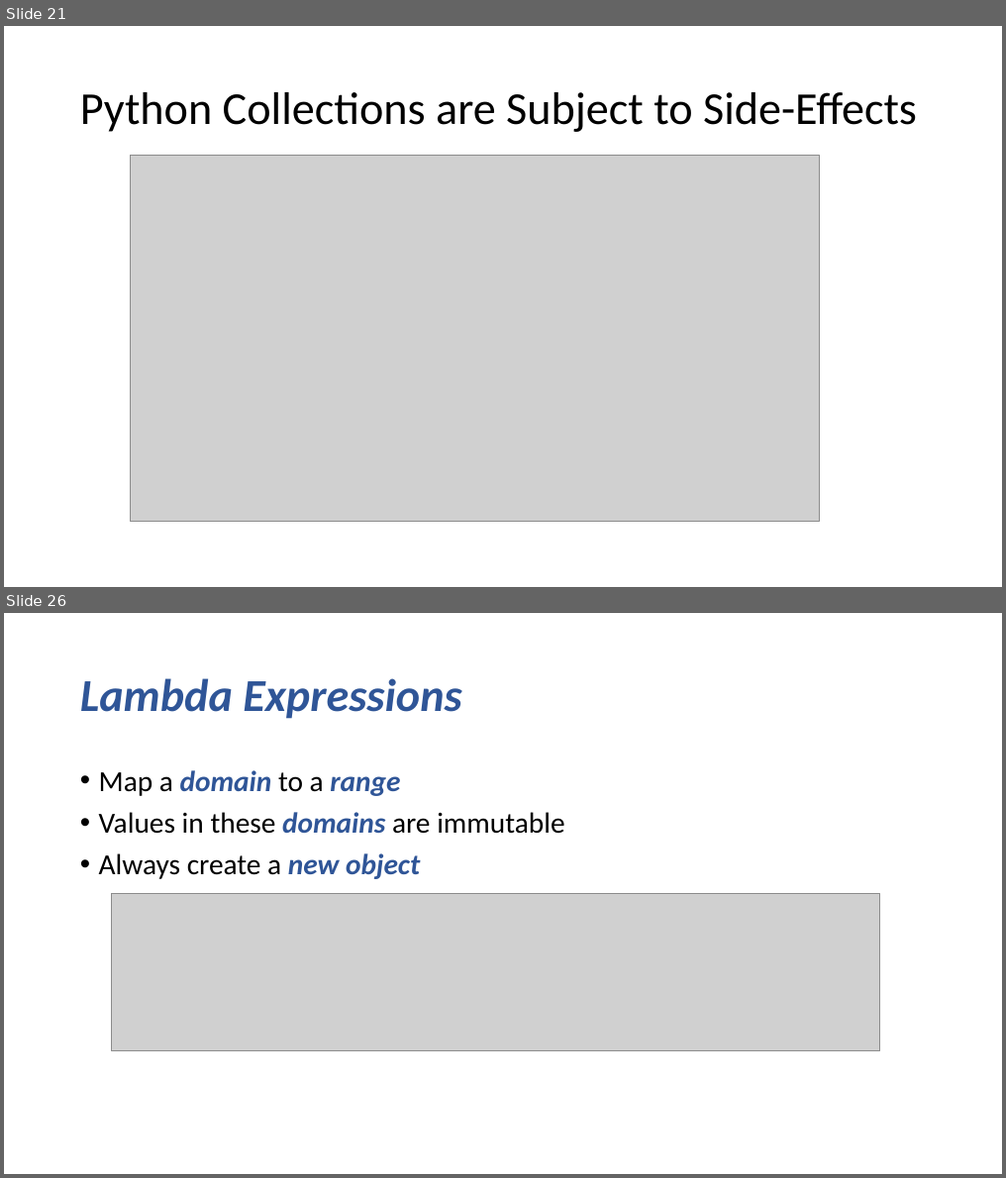
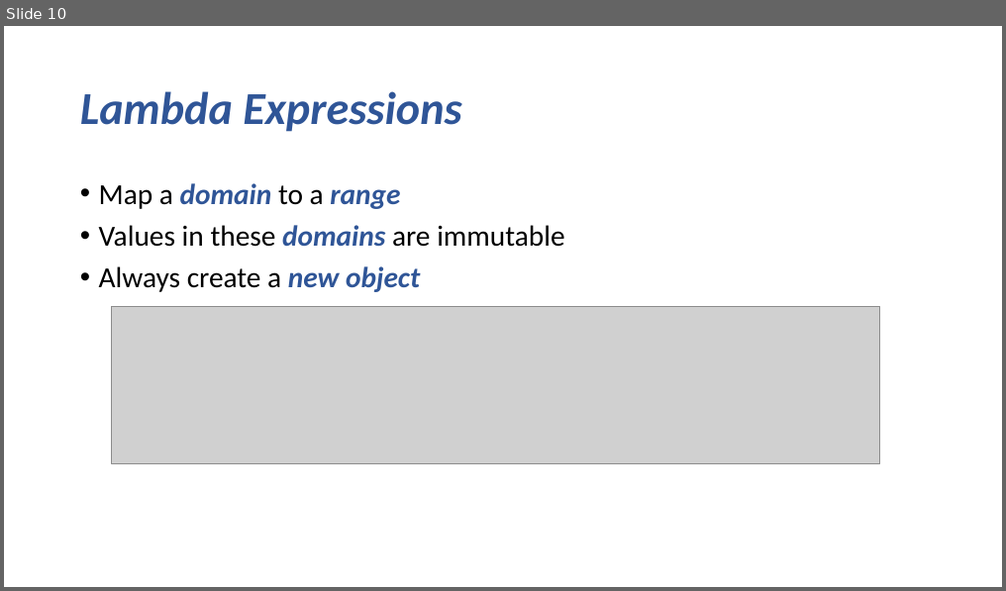
Before and after one commit to marilynwaldman/course, a slide deck: Functional Programming /00-FP-SideEffects.pptx. Shown one above the other, each under a label of ours: slides 21 and 26 before the commit, slide 10 after it; the slides between them are not shown. The pictures are 1006x1178 and 1006x591 pixels, drawn with LibreOffice and Linux fonts; fonts in the diff are those of the drawing; grey boxes stand for pictures. Boxes give left, top, right and bottom in pixels: in the first picture for what was removed or moved away, otherwise in the second. Text is boxed around its words. In the diff, an @@ line names an element or a change of style, - is before the commit and + after.

Commit message:
updated side effects

```diff
--- a/Functional Programming /00-FP-SideEffects.pptx
+++ b/Functional Programming /00-FP-SideEffects.pptx
@@ slide 21 removed at [4,26,1002,587], background #FFFFFF @@
@@ title removed at [80,92,917,132] @@
-Python Collections are Subject to Side-Effects
@@ picture removed at [131,156,819,522] @@
@@ what was slide 26 is now slide 10 @@
```
Also in this commit, not shown: 15 other slides removed, 3 other files.
